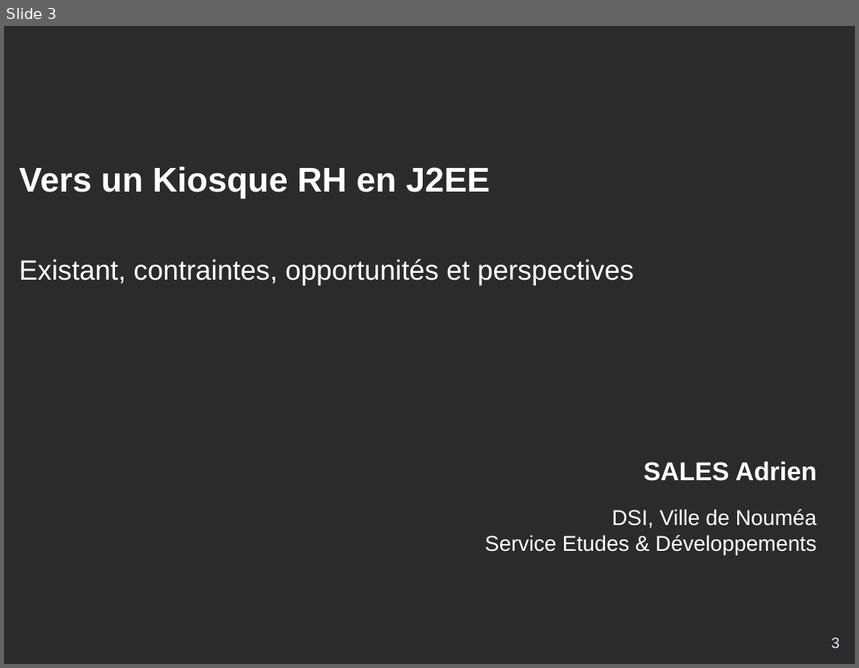
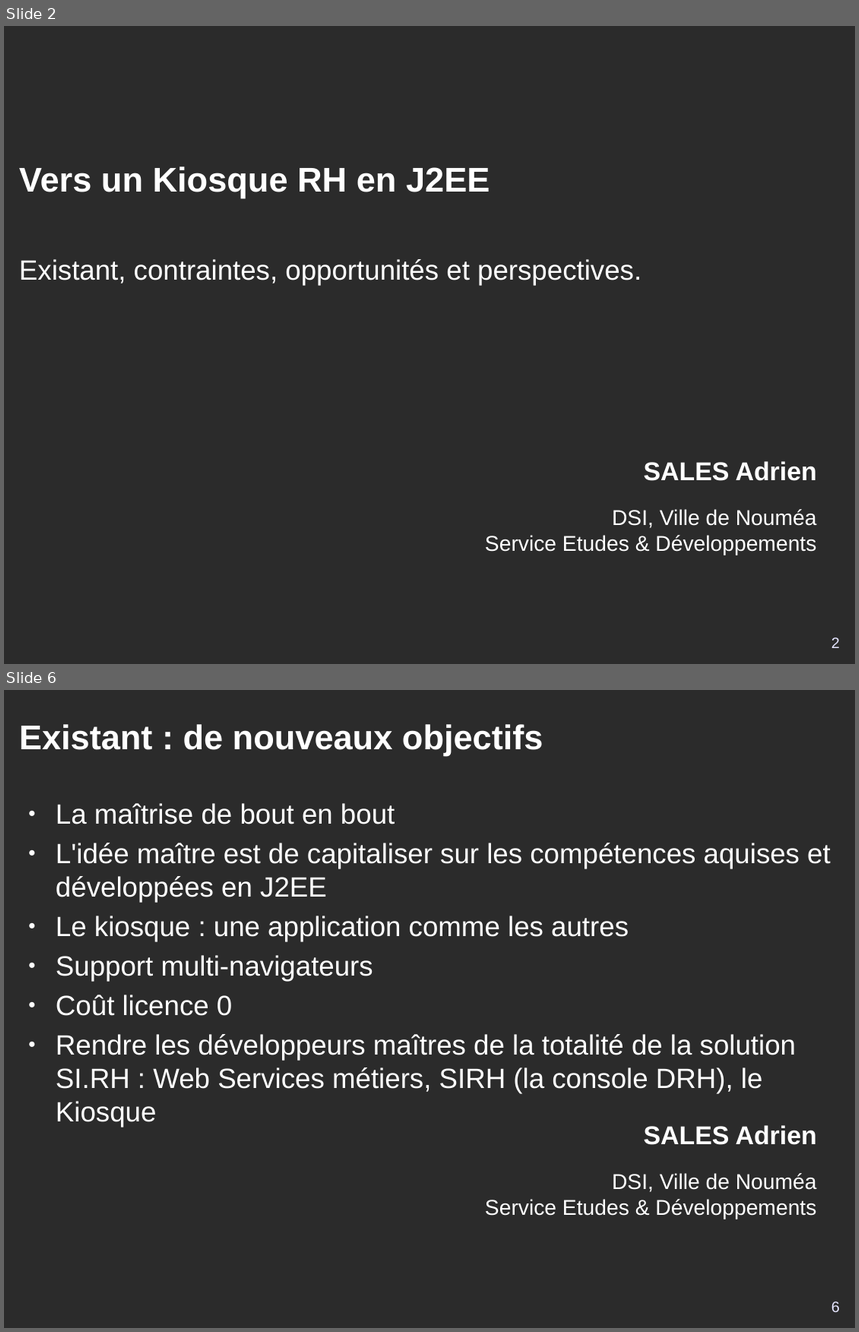
Before and after one commit to DSI-Ville-Noumea/sirh-kiosque-j2ee-old, a slide deck: src/site/resources/Kiosque_RH_J2EE_11021.odp. Shown one above the other, each under a label of ours: slide 3 before the commit, slides 2 and 6 after it; the slides between them are not shown. The pictures are 859x668 and 859x1332 pixels, drawn with LibreOffice and Linux fonts; fonts in the diff are those of the drawing; background and template pictures are left out; a plain dark background stands for a picture behind light text. Boxes give left, top, right and bottom in pixels: in the first picture for what was removed or moved away, otherwise in the second. Text is boxed around its words. In the diff, an @@ line names an element or a change of style, - is before the commit and + after.

```diff
--- a/src/site/resources/Kiosque_RH_J2EE_11021.odp
+++ b/src/site/resources/Kiosque_RH_J2EE_11021.odp
@@ slide 6 added at bbox=[4, 690, 855, 1328], background picture (left out); not listed: 1 template element that a slide beside it also shows @@
@@ title added at bbox=[19, 724, 544, 755], 32 pt, text #FFFFFF, bold @@
+Existant : de nouveaux objectifs
@@ text added at bbox=[56, 803, 831, 1128], 26 pt, text #FFFFFF @@
+● La maîtrise de bout en bout
+● L'idée maître est de capitaliser sur les compétences aquises et développées en J2EE
+● Le kiosque : une application comme les autres
+● Support multi-navigateurs
+● Coût licence 0
+● Rendre les développeurs maîtres de la totalité de la solution SI.RH : Web Services métiers, SIRH (la console DRH), le Kiosque
@@ page number added at bbox=[832, 1302, 840, 1312], 14 pt, text #E6E6FF @@
+6
@@ what was slide 3 is now slide 2 @@
@@ slide 2 changed as well @@
@@ subtitle at bbox=[19, 259, 642, 285]: text changed @@
-Existant, contraintes, opportunités et perspectives
+Existant, contraintes, opportunités et perspectives.
@@ page number at bbox=[832, 638, 840, 648]: text changed @@
-3
+2
```
Also in this commit, not shown: 13 other slides added, 3 slides removed.
